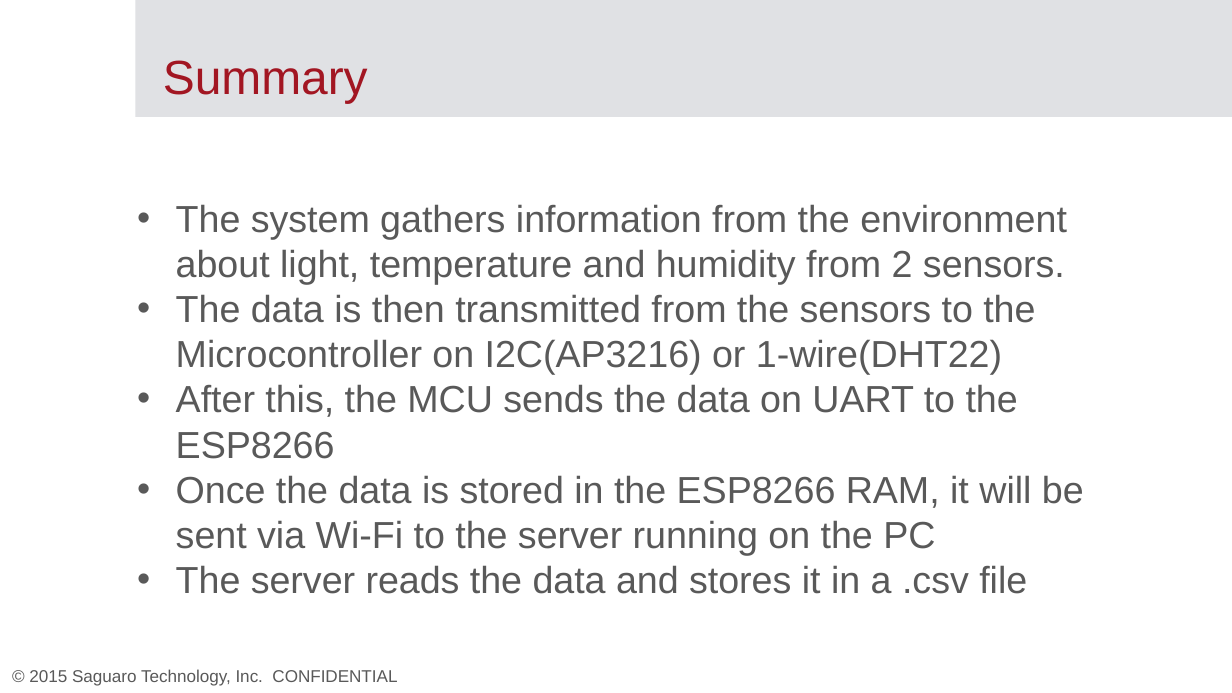
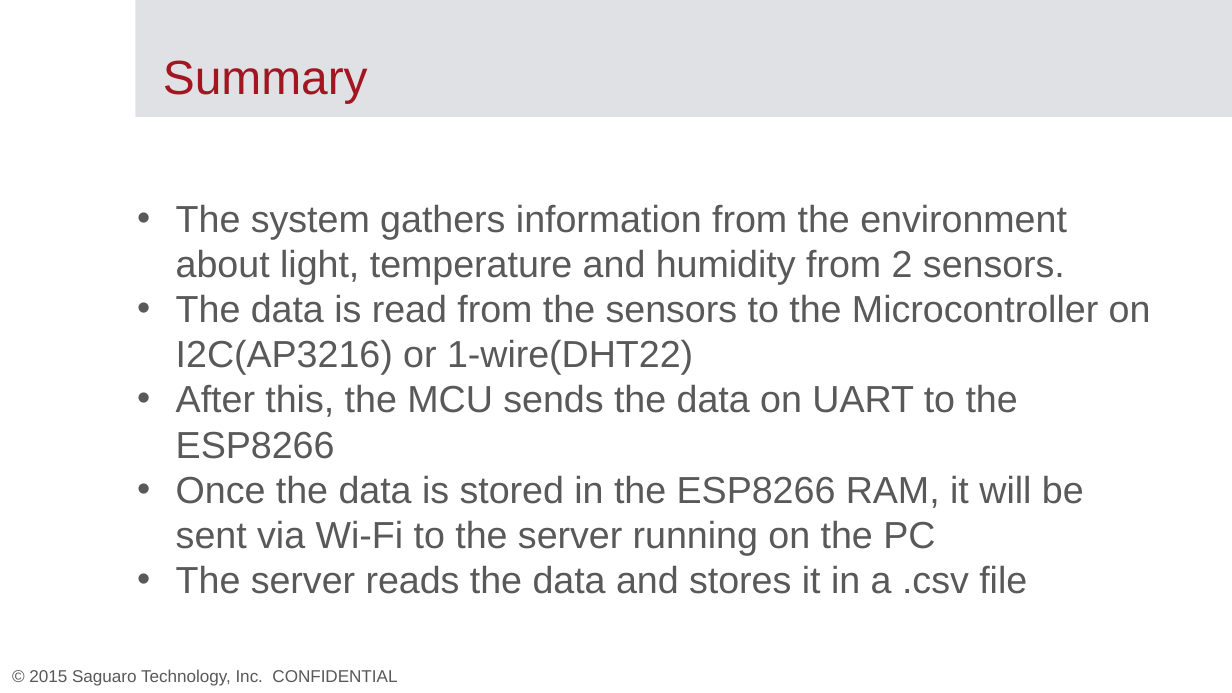
Before and after one commit to mememihnea/LicentaCod, a slide deck: slide 12 of Documentatie/Template.pptx (slide 13 before the commit). Drawn at 1232x693 pixels with LibreOffice and Linux fonts; fonts in the diff are those of the drawing; background and template pictures are left out. Boxes give left, top, right and bottom in pixels: in the first picture for what was removed or moved away, otherwise in the second. Text is boxed around its words. In the diff, an @@ line names an element or a change of style, - is before the commit and + after.

```diff
--- a/Documentatie/Template.pptx
+++ b/Documentatie/Template.pptx
@@ text at (176,294,1151,375): text changed @@
-• The data is then transmitted from the sensors to the Microcontroller on I2C(AP3216) or 1-wire(DHT22)
+• The data is read from the sensors to the Microcontroller on I2C(AP3216) or 1-wire(DHT22)
```
Also in this commit, not shown: 5 other slides changed, 1 slide removed.
